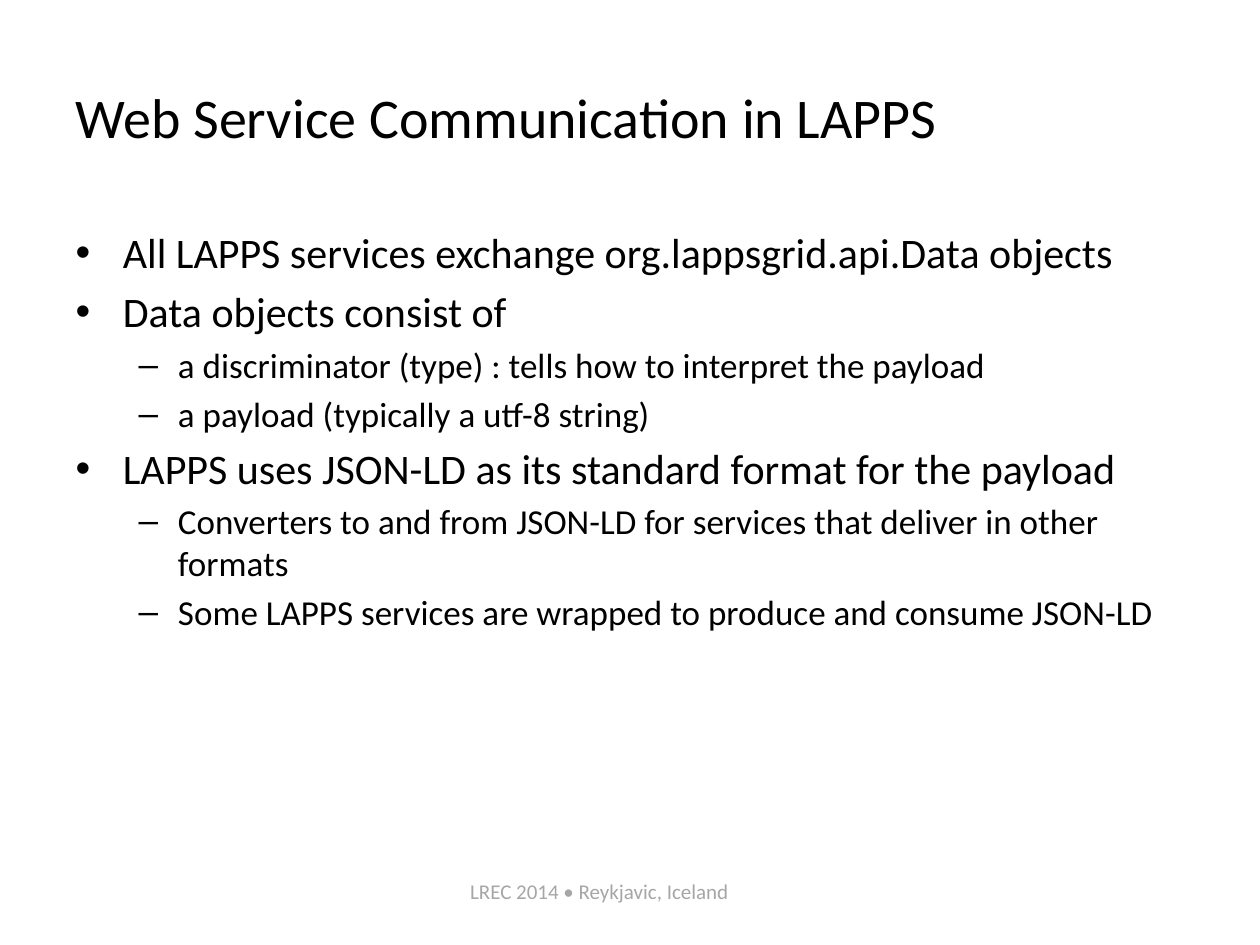
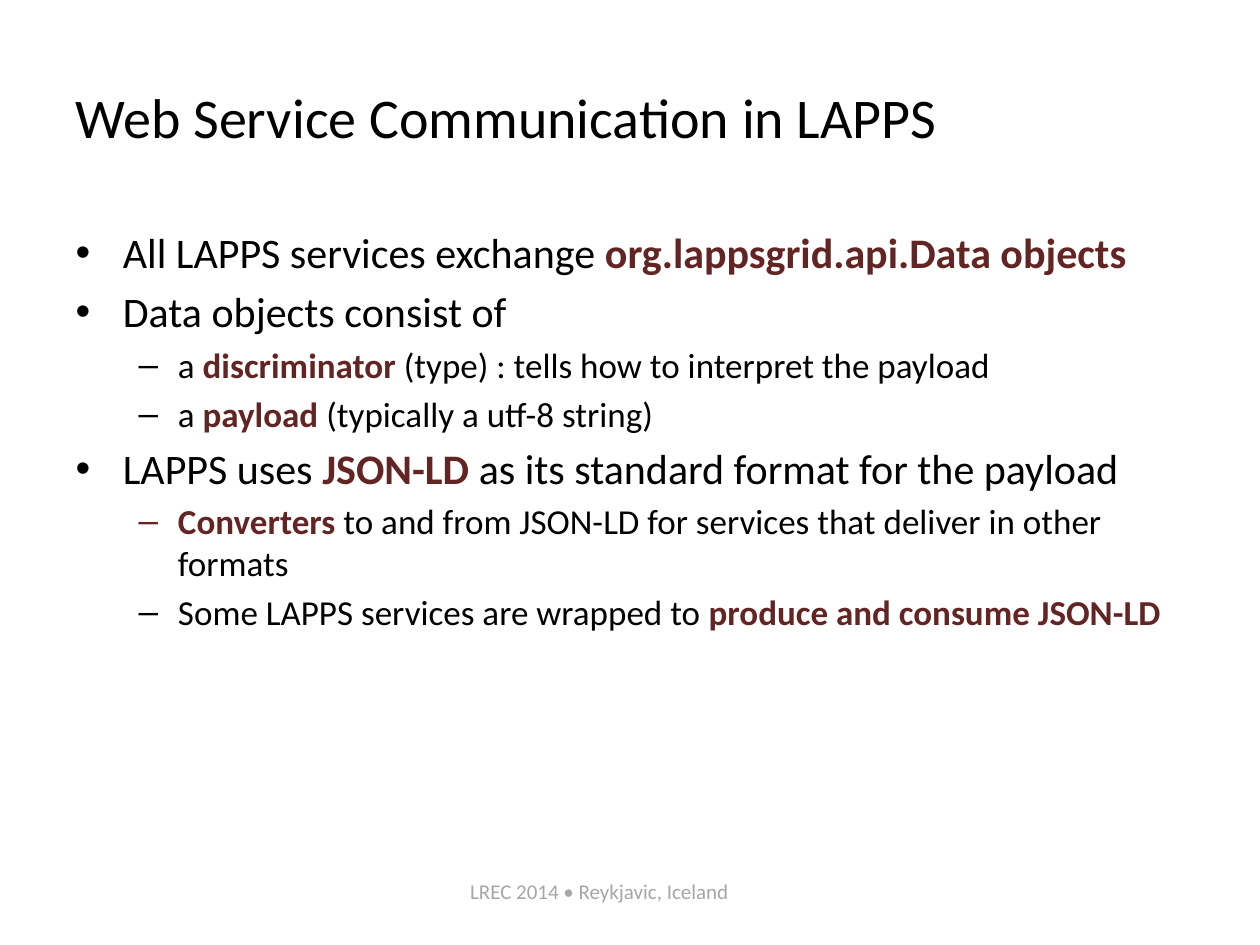
Before and after one commit to chunqishi/lrec2014_part2, a slide deck: slide 22 of lapps-tutorial-intro-lrec2014.pptx (slide 25 before the commit). Drawn at 1260x945 pixels with LibreOffice and Linux fonts; fonts in the diff are those of the drawing. Boxes give left, top, right and bottom in pixels: in the first picture for what was removed or moved away, otherwise in the second. Text is boxed around its words. In the diff, an @@ line names an element or a change of style, - is before the commit and + after.

```diff
--- a/lapps-tutorial-intro-lrec2014.pptx
+++ b/lapps-tutorial-intro-lrec2014.pptx
@@ text at [123,238,1160,631]: text colour #000000 to #632523, bold on in "org.lappsgrid.api.Data objects", "discriminator", "payload", "JSON-LD" and 2 more places @@
```
Also in this commit, not shown: 7 other slides changed, 2 slides added, 5 slides removed.
